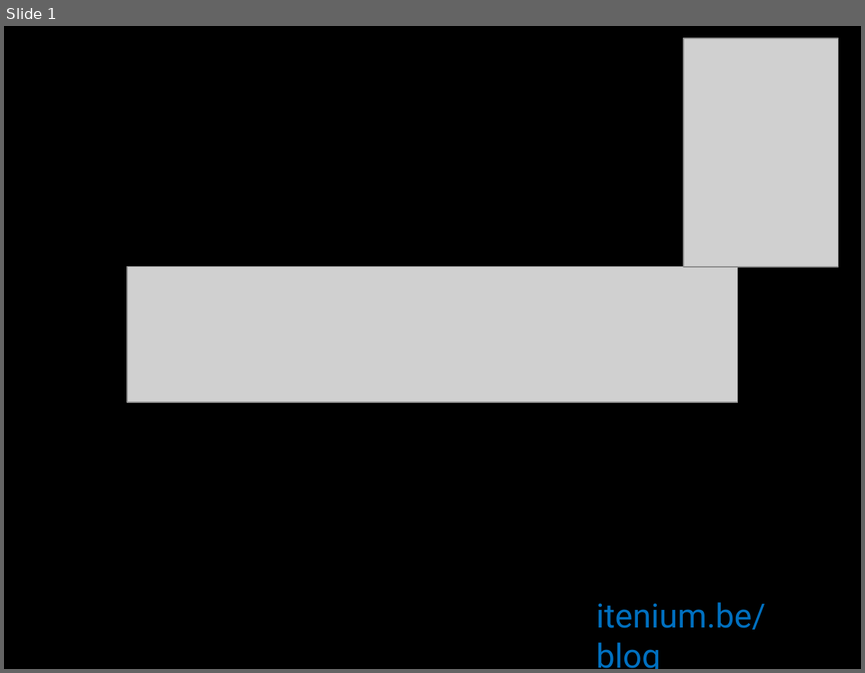
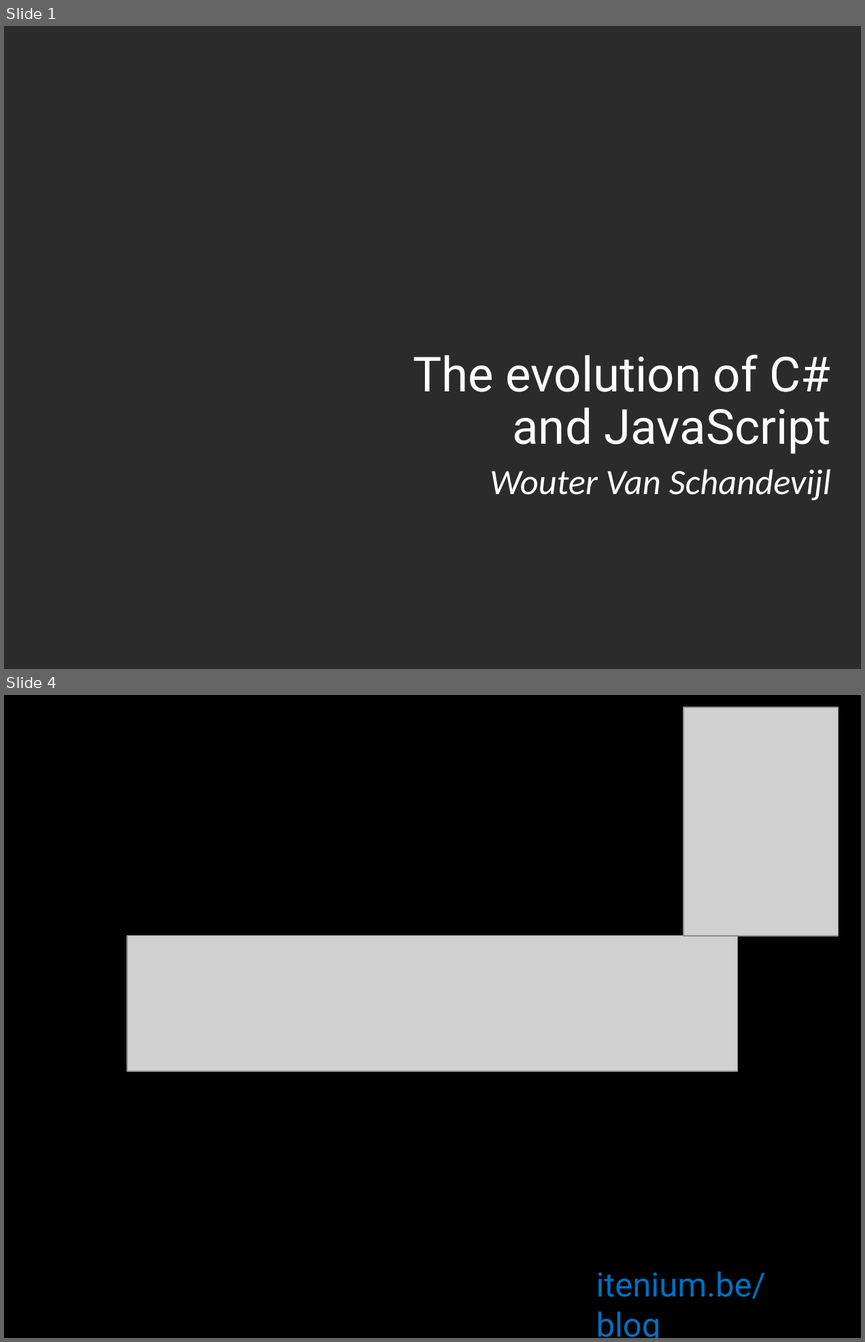
Before and after one commit to itenium-be/CSharp-JavaScript-New-Features, a slide deck: Slides.pptx. Shown one above the other, each under a label of ours: slide 1 before the commit, slides 1 and 4 after it; the slides between them are not shown. The pictures are 865x673 and 865x1342 pixels, drawn with LibreOffice and Linux fonts; fonts in the diff are those of the drawing; grey boxes stand for pictures; background and template pictures are left out; a plain dark background stands for a picture behind light text. Boxes give left, top, right and bottom in pixels: in the first picture for what was removed or moved away, otherwise in the second. Text is boxed around its words. In the diff, an @@ line names an element or a change of style, - is before the commit and + after.

```diff
--- a/Slides.pptx
+++ b/Slides.pptx
@@ slide 1 added at [4,26,861,669], background picture (left out) @@
@@ subtitle added at [413,354,831,500], 40.5 pt, text #FFFFFF @@
+The evolution of C# and JavaScript
+Wouter Van Schandevijl
@@ what was slide 1 is now slide 4 @@
```
Also in this commit, not shown: 3 other slides added, 1 other file.
